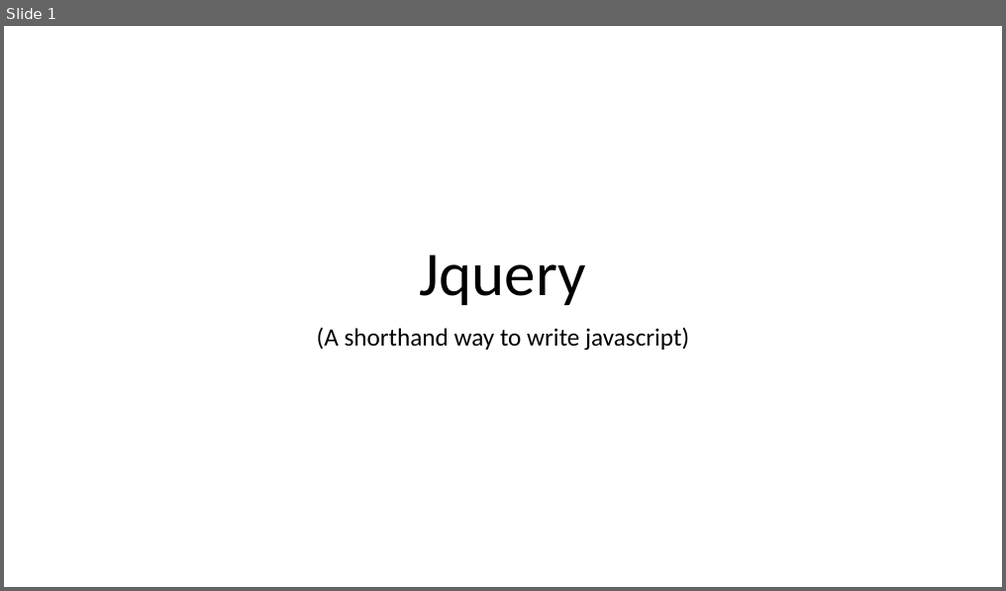
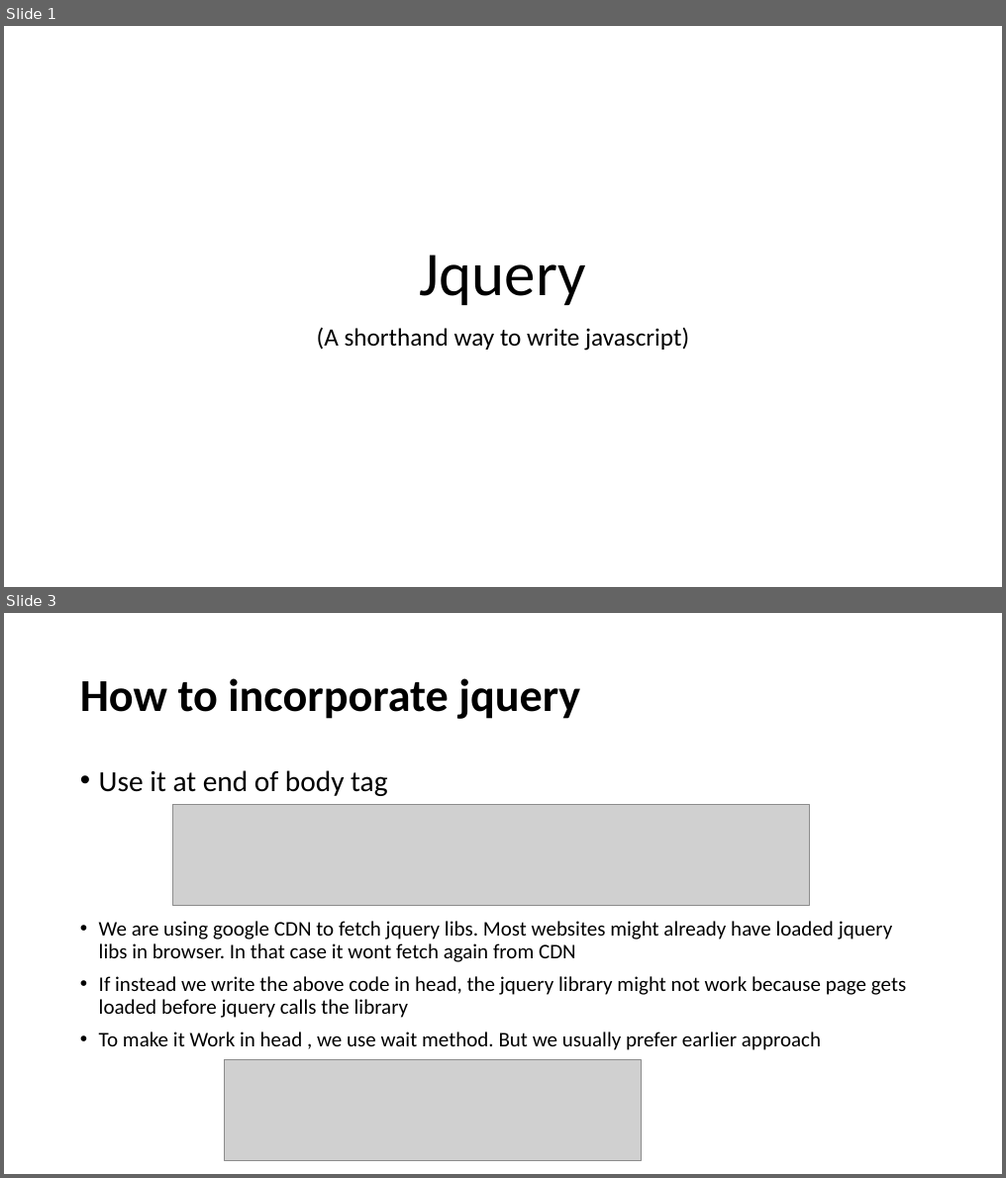
Before and after one commit to aroranishant8/WebDevelopment, a slide deck: Presentations/Section14_Jquery.pptx. Shown one above the other, each under a label of ours: slide 1 before the commit, slides 1 and 3 after it; the slides between them are not shown. The pictures are 1006x591 and 1006x1178 pixels, drawn with LibreOffice and Linux fonts; fonts in the diff are those of the drawing; grey boxes stand for pictures. Boxes give left, top, right and bottom in pixels: in the first picture for what was removed or moved away, otherwise in the second. Text is boxed around its words. In the diff, an @@ line names an element or a change of style, - is before the commit and + after.

```diff
--- a/Presentations/Section14_Jquery.pptx
+++ b/Presentations/Section14_Jquery.pptx
@@ slide 3 added at [4,613,1002,1174], background #FFFFFF @@
@@ title added at [80,678,580,719], 44 pt, text #000000, bold @@
+How to incorporate jquery
@@ text added at [99,770,906,1051], 20 pt, text #000000 @@
+• Use it at end of body tag
+• We are using google CDN to fetch jquery libs. Most websites might already have loaded jquery libs in browser. In that case it wont fetch again from CDN
+• If instead we write the above code in head, the jquery library might not work because page gets loaded before jquery calls the library
+• To make it Work in head , we use wait method. But we usually prefer earlier approach
@@ picture added at [173,805,810,906] @@
@@ picture added at [225,1059,642,1161] @@
```
Also in this commit, not shown: 1 slide changed, 3 other files.
